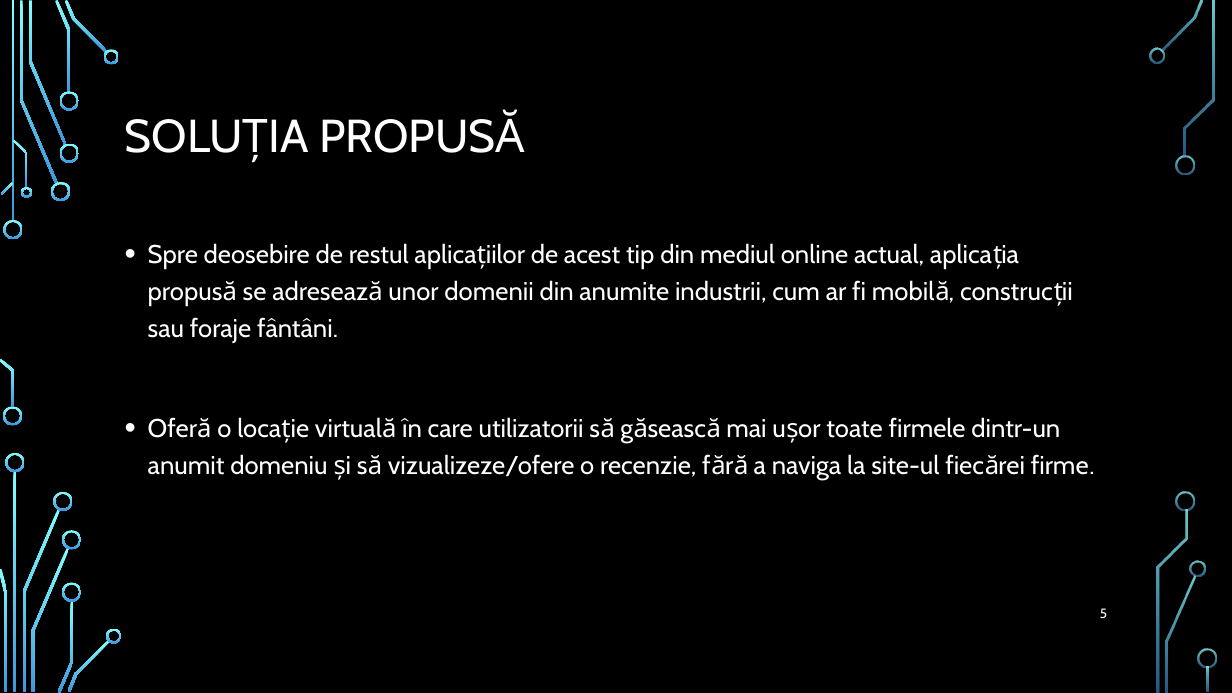
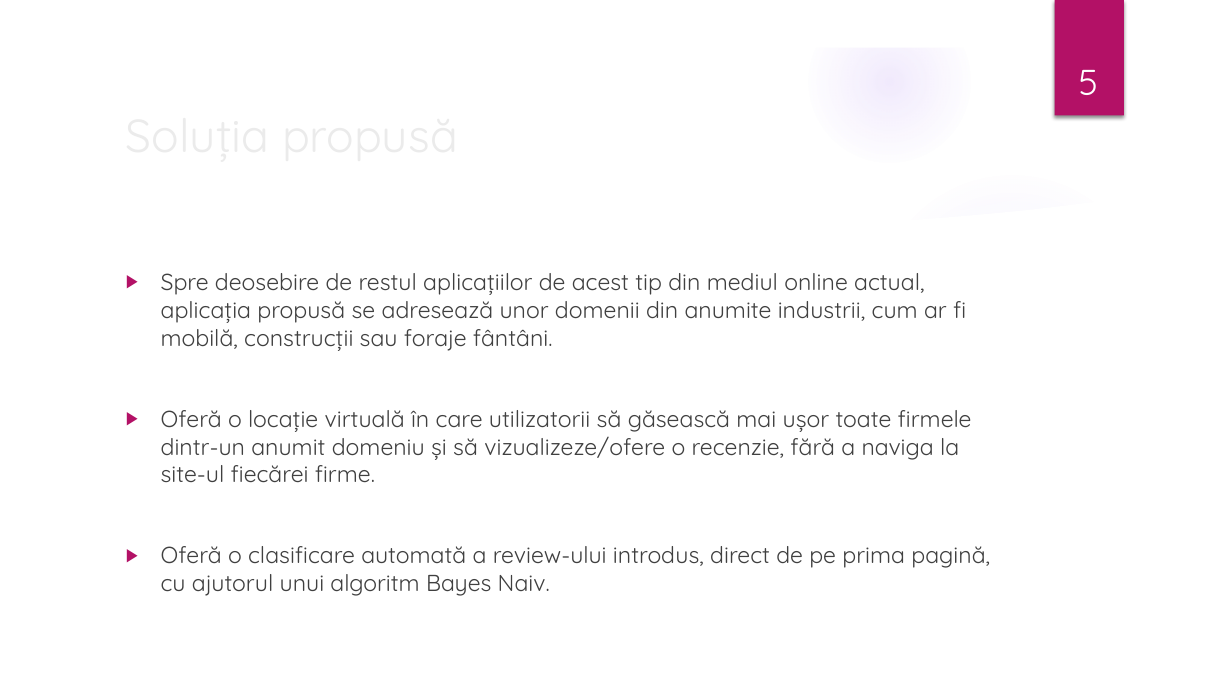
Before and after one commit to ddorian12/Licenta2018BazganDorian, a slide deck: slide 5 of ReviewFactsBest.pptx. Drawn at 1232x693 pixels with LibreOffice and Linux fonts; fonts in the diff are those of the drawing; background and template pictures are left out. Boxes give left, top, right and bottom in pixels: in the first picture for what was removed or moved away, otherwise in the second. Text is boxed around its words. In the diff, an @@ line names an element or a change of style, - is before the commit and + after.

```diff
--- a/ReviewFactsBest.pptx
+++ b/ReviewFactsBest.pptx
@@ group added at [0, 0, 1232, 693]: 5 ellipses, 3 freeform shapes @@
@@ rectangle added at [1055, 0, 1124, 116], fill #B31166 @@
@@ page number: place and size @@
-page number at [1100, 608, 1107, 618]
+page number at [1079, 70, 1099, 95]
@@ page number at [1079, 70, 1099, 95]: size 10.5 to 28 pt, font Cabin to Quicksand; alignment right to centre; vertical alignment middle to bottom @@
@@ title at [116, 98, 1002, 169]: text changed; font Cabin to Quicksand; text colour #FFFFFF to #EBEBEB @@
-SOLUȚIA PROPUSĂ
+Soluția propusă
@@ text "Spre deosebire de restul aplicațiilor ...": place and size @@
-text "Spre deosebire de restul aplicațiilor ..." at [148, 243, 1089, 479]
+text "Spre deosebire de restul aplicațiilor ..." at [161, 273, 990, 596]
@@ text at [161, 273, 972, 483]: size 20 to 18 pt, font Cabin to Quicksand, text colour #FFFFFF to #404040 in "Spre deosebire de restul aplicațiilor de acest ...", "Oferă o locație virtuală în care utilizatorii ..."; bullet • to ▶; line spacing 1.2 to 1 @@
@@ text at [161, 546, 990, 596]: paragraph added @@
+▶ Oferă o clasificare automată a review-ului introdus, direct de pe prima pagină, cu ajutorul unui algoritm Bayes Naiv.
@@ group removed at [0, 0, 1217, 693]: 33 freeform shapes, 3 rectangles @@
```
Also in this commit, not shown: 11 other slides changed, 2 slides added, 1 slide removed.
